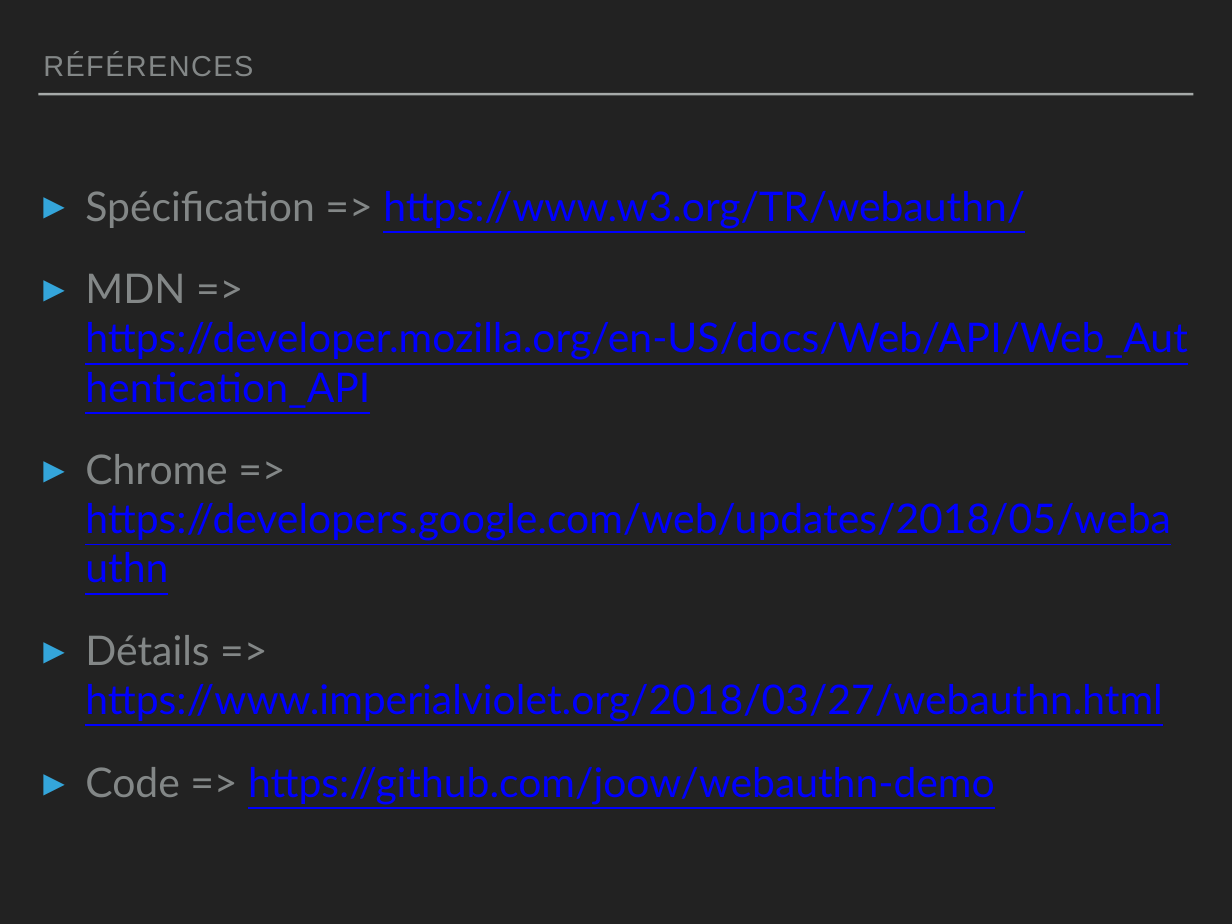
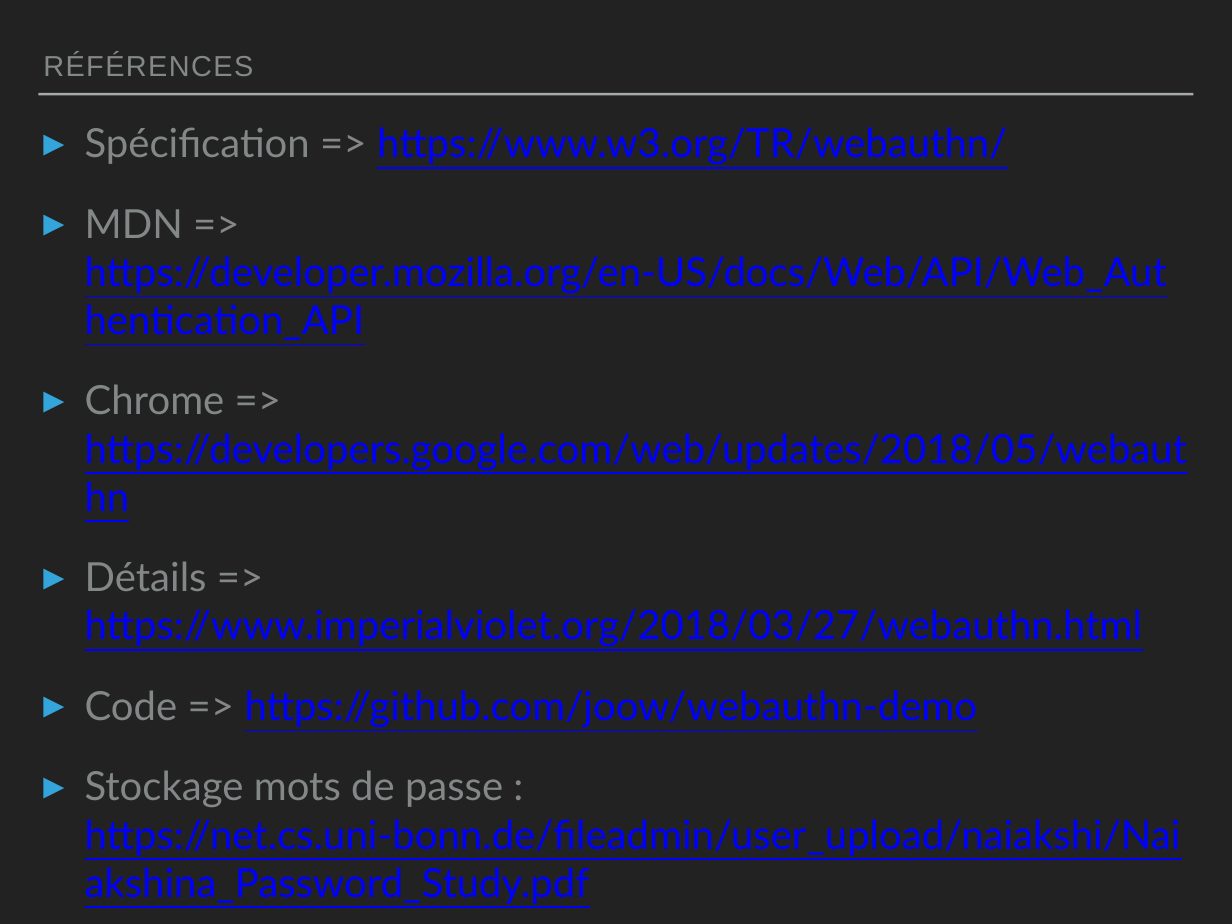
Before and after one commit to joow/webauthn-demo, a slide deck: slide 23 of WebAuthn.pptx. Drawn at 1232x924 pixels with LibreOffice and Linux fonts; fonts in the diff are those of the drawing. Boxes give left, top, right and bottom in pixels: in the first picture for what was removed or moved away, otherwise in the second. Text is boxed around its words. In the diff, an @@ line names an element or a change of style, - is before the commit and + after.

Commit message:
📝 Update presentation

```diff
--- a/WebAuthn.pptx
+++ b/WebAuthn.pptx
@@ text "Spécification => https://www.w3.org/TR/webauthn/": place and size @@
-text "Spécification => https://www.w3.org/TR/webauthn/" at [85,191,1187,805]
+text "Spécification => https://www.w3.org/TR/webauthn/" at [85,127,1187,904]
@@ text at [85,127,1187,728]: size 34 to 33.3 pt in "Spécification => https://www.w3.org/TR/webauthn/", "MDN => https://developer.mozilla.org/en-US/docs/Web/API/Web_ ...", "Chrome => https://developers.google.com/web/updates/2018/05/ ...", "Détails => https://www.imperialviolet.org/2018/03/27/webauth ..." and 1 more places; indent changed; less space between paragraphs @@
@@ text at [85,770,1181,904]: paragraph added @@
+▸ Stockage mots de passe : https://net.cs.uni-bonn.de/fileadmin/user_upload/naiakshi/Naiakshina_Password_Study.pdf
```
Also in this commit, not shown: 2 slides added, 2 slides removed, 1 other file.
